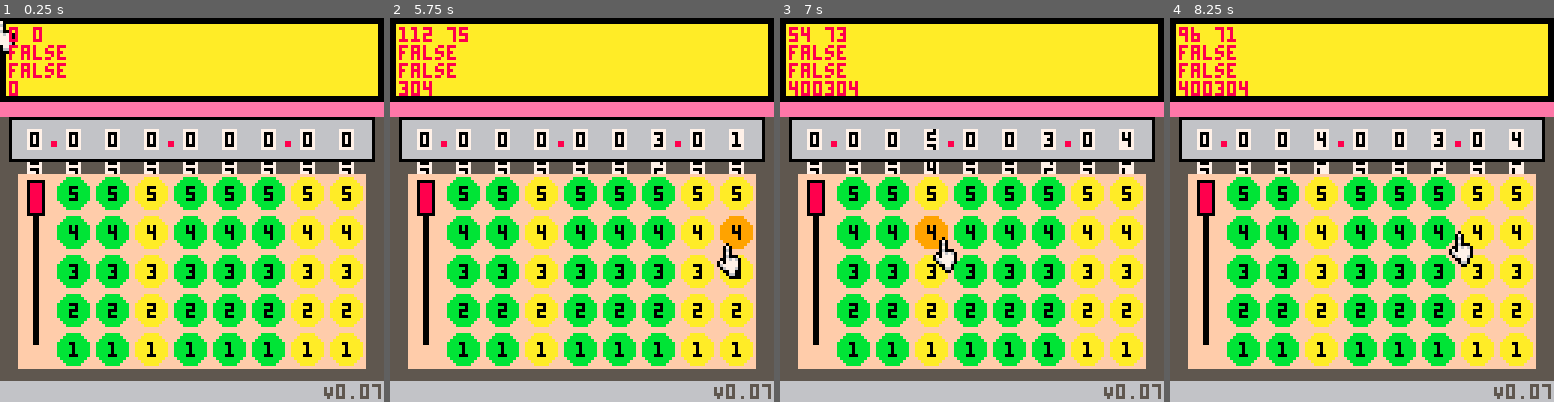
Above: before the commit, frames 1-4 (left to right).
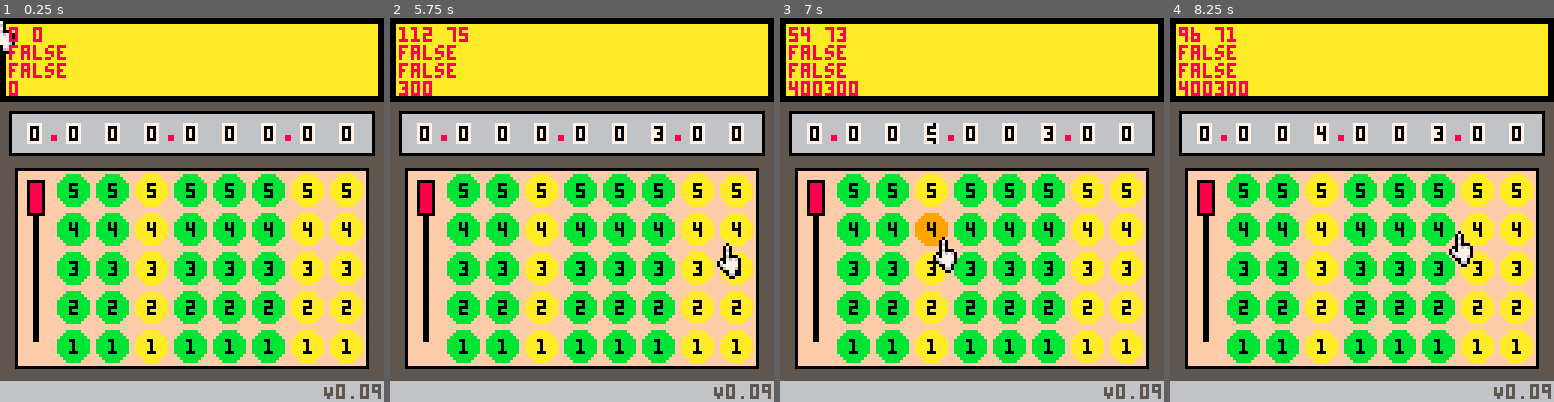
Above: after the commit, the same moments.

Repository: jan-Kulpas/pico8-addamatic
Game: PICO-8 cartridge addamatic.p8
The game is run twice, just before and just after one commit, with the same random seed, the same clock (stepped at 60 frames per second) and the same inputs.
Inputs (mouse positions are in pixels of both pictures, inside the frame that each line leads up to):
- Up to frame 1 (0.25 s): no input
- Up to frame 2 (5.75 s): tap O (Z key) at 0.33, 0.7, 1.43, 2.22, 3.1, 3.98, 4.87 s; click (459, 121) at 0.67 s; tap X (X key) at 1.07, 2.07, 2.4, 2.73, 3.07, 3.4, 3.73, 4.07, 4.4, 4.73, 5.07, 5.4, 5.73 s; click (520, 267) at 1.22 s; click (585, 114) at 1.77 s; hold Left 1.97-2.37 s; click (647, 259) at 2.32 s; hold Down 2.42-2.82 s; click (712, 106) at 2.87 s; hold Right 2.87-3.53 s; click (474, 256) at 3.42 s; hold Up 3.58-4.08 s; click (535, 102) at 3.97 s; hold Right 4.13-4.53 s; click (601, 248) at 4.52 s; hold Down 4.58-5.08 s; click (662, 94) at 5.07 s; hold Left from 5.13 s (still down); click (727, 244) at 5.62 s
- Up to frame 3 (7 s): tap O (Z key) at 5.75, 6.63 s; release Left at 5.8 s; hold Up 5.85-6.18 s; tap X (X key) at 6.07, 6.4, 6.73 s; click (879, 90) at 6.17 s; hold Left 6.23-6.63 s; hold Down from 6.68 s (still down); click (941, 236) at 6.72 s
- Up to frame 4 (8.25 s): tap X (X key) every 0.33 s from 7.07 to 8.07 s; release Down at 7.08 s; hold Right 7.13-7.8 s; click (1396, 83) at 7.27 s; tap O (Z key) at 7.52 s; click (1458, 229) at 7.82 s; hold Up from 7.85 s (still down)

The runs differ from the first frame. In frame 1, 20% of the frame differs, in the area x 0-100%, y 21-98%; in frame 2, 20%, in the area x 0-100%, y 16-98%; in frame 3, 20%; in frame 4, 20%.

Commit message:
All the UI elements now draw relative to designated anchors instead of using raw constants, same applies for the dial rotation code

Diff:
--- a/addamatic.p8
+++ b/addamatic.p8
@@ -3,7 +3,7 @@
 __lua__
 --the add-a-matic?
 --bY kULPAS
-ver="V0.07"
+ver="V0.09"
 
 function _init()
 	--metainit
@@ -11,19 +11,24 @@
 	log("start log",true)
 	debug={}
 
-	pmx,pxy,mx,my=0,0,0,0
-	pmb,mb=0,0
-	btn_c=nil
-
-	bar_y=54
+	--h means hover
+	--c means clicked
+
+	--prev frame x,y,l-btn and current x,y,l-btn
+	pmx,pxy,pmb,mb,mx,my=0,0,0,0,0,0
+	btn_c=nil --pointer to clicked on btn
+
+	bar_y=body_y+2
 	bar_h=false
 	bar_c=false
 
-	dial_pos={}
-	dial_tgt={}
-
-	sum=0
-
+	dial_pos={} --where the dials are now
+	dial_tgt={}	--where they should be to display corrent number
+
+	sum=0 --the actual number we're counting!
+
+
+	--init target & set position to target
 	set_dial_tgt()
 	for i=0,8 do
 		dial_pos[i]=dial_tgt[i]
@@ -90,7 +95,7 @@
 	draw_dials()
 
 	draw_outline()
-	draw_bar(9,bar_y)
+	draw_bar(body_x+3,bar_y)
 
 	--draw buttons
 	for b in all(buttons) do
@@ -149,22 +154,26 @@
 -->8
 --graphics
 
+logo_w,logo_h = 128,28
+body_x,body_y,body_w,body_h=6,51,116,65
+disp_x,disp_y = 4,32
+
 --draw all the placeholders
 function draw_outline()
 	--logo
-	rect2(0,0,128,28)
-	rect2(2,2,124,24,10)
+	rect2(0,0,logo_w,logo_h,0)
+	rect2(2,2,logo_w-4,logo_h-4,10)
 
 	--main body
-	rect2(6,52,116,65,15)
+	rect2(body_x-1,body_y-1,body_w+2,body_h+2,0)
+	rect2(body_x,body_y,body_w,body_h,15)
 	--reset bar line
-	rect2(11,60,2,49,0)
+	rect2(body_x+5,body_y+8,2,body_h-16,0)
+
 
 	--footer
 	rect2(0,121,128,7,6)
 	print(ver,108,122,5)
-	--margins
-	rect2(0,28,128,5,14)
 end
 
 --draws a button from the button obj
@@ -186,22 +195,24 @@
 
 --draws all the number "strips" in correct positions
 function draw_dials()
+	clip(disp_x-1,disp_y-1,122,15)
 	for i=0,8 do
-		draw_dial(113-i*13,dial_pos[i])
+		draw_dial(disp_x+109-i*13,dial_pos[i])
 	end
 
 	--frame
-	rect2(4,34,120,3,6)
-	rect2(4,44,120,3,6)
+	rect2(disp_x,disp_y,120,3,6)
+	rect2(disp_x,disp_y+10,120,3,6)
 	for i=0,7 do
-		rect2(14+i*13,37,8,7,6)
-		if(i<2)rect2(3+i*115,37,6,7,6)
+		rect2(disp_x+10+i*13,disp_y+3,8,7,6)
+		if(i<2)rect2(disp_x-1+i*115,disp_y+3,6,7,6)
 	end
 	for i=0,2 do
-		rect2(17+i*39,41,2,2,8)
-	end
-
-	rect(3,33,124,47,0)
+		rect2(disp_x+13+i*39,disp_y+7,2,2,8)
+	end
+
+	rect(disp_x-1,disp_y-1,disp_x+120,disp_y+13,0)
+	clip()
 end
 
 --draws the reset bar
@@ -222,20 +233,29 @@
 		--sometimes sets target to 2nd zero
 		if(not backward and a==0)a=10
 
-		dial_tgt[i]=37-a*6
+		dial_tgt[i]=disp_y+3-a*6
 	end
 end
 
 --moves all dials in target direction
 function set_dial_pos()
+	local top,bot=disp_y+3,disp_y-57 --dial pos of zeroNO1 & zeroNO2
+
 	for i=0,8 do
 		local spd,tgt,pos=1.5,dial_tgt[i],dial_pos[i]
+
+		--bad wrap fix part 3
 		if abs(tgt-pos)<=spd then
 			dial_pos[i]=tgt
-		elseif pos>tgt then
+		elseif tgt==top then
+			--go up if going to zero 1
+			dial_pos[i]+=spd
+		else
+			--go down in any other case
 			dial_pos[i]-=spd
-		elseif pos<tgt then
-			dial_pos[i]+=spd
+			if dial_pos[i]<=bot then
+				dial_pos[i]=top
+			end --bruh use locals
 		end
 
 
@@ -243,8 +263,8 @@
 		--bad wrap fix part 2
 		--teleports to zero 1 when at zero 2
 		--also overrides zero 1 to zero 2 jumps
-		if tgt==-23 and (pos==37 or pos==-23) then
-			dial_tgt[i],dial_pos[i]=37,37
+		if tgt==bot and (pos==top or pos==bot) then
+			dial_tgt[i],dial_pos[i]=top,top
 		end
 	end
 end
@@ -258,7 +278,7 @@
 
 --return button center based on id
 function btn_xy(b)
-	return 115-b.x*13, 123-b.y*13
+	return (body_x+body_w-7)-b.x*13, body_y+body_h+6-b.y*13
 end
 
 --return color of a button
Not shown, changed: the thumbnail (__label__) section of addamatic.p8
